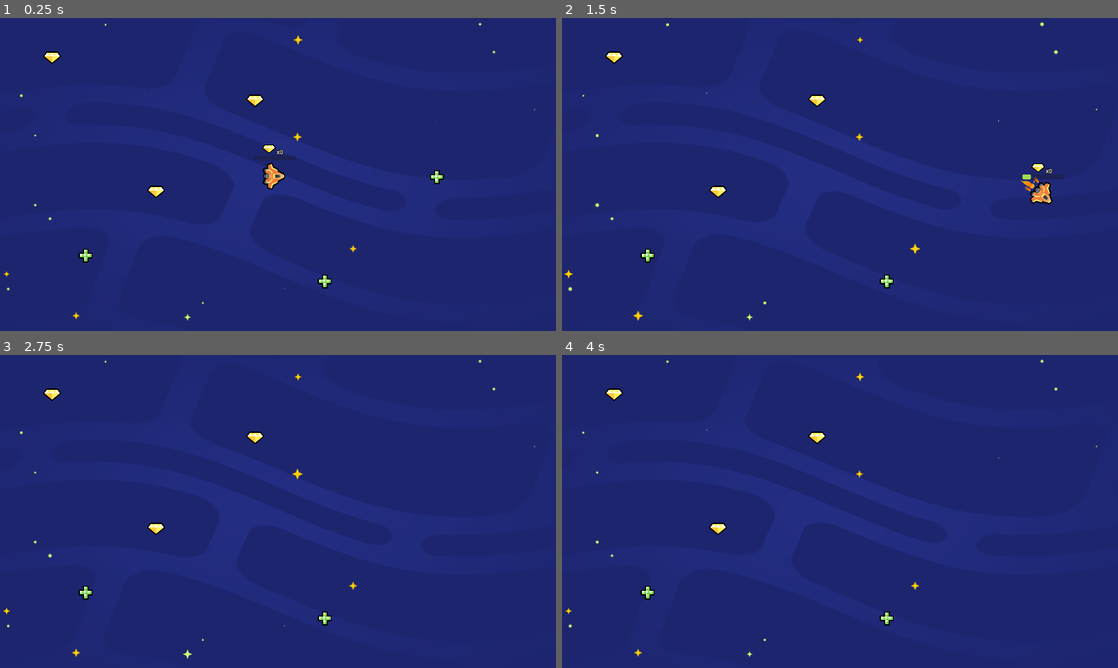
Above: before the commit, frames 1-4 (two rows, left to right).
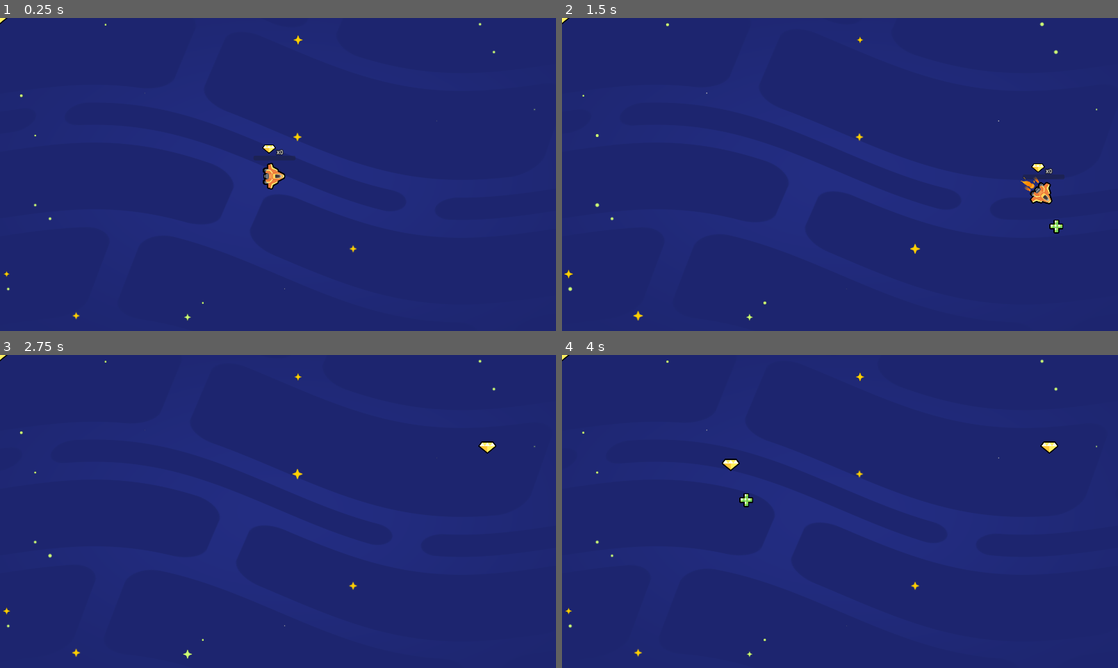
Above: after the commit, the same moments.

Repository: sarahtzhang12/2d-GameDev-Course
Game: Godot game, scene res://lessons/space_level.tscn
Two runs of this game, one before a commit and one after it. Both use one fixed random seed, a clock stepped at 60 frames per second and the inputs below.
Inputs:
- Up to frame 1 (0.25 s): no input
- Up to frame 2 (1.5 s): hold D (move_right) 0.53-1.28 s; hold S (move_down) from 1.28 s (still down)
- Up to frame 3 (2.75 s): release S (move_down) at 2.03 s; hold D (move_right) from 2.03 s (still down)
- Up to frame 4 (4 s): release D (move_right) at 2.78 s; hold W (move_up) 2.78-3.53 s; tap Enter at 3.5 s; hold A (move_left) from 3.53 s (still down)

The runs differ from the first frame. In frame 1, 0.5% of the frame differs, in the area x 0-80%, y 0-87%; in frame 2, 0.5%; in frame 3, 0.5%; in frame 4, 0.7%, in the area x 0-90%, y 0-87%.

Commit message:
L7 & L7.P1

Diff:
--- /dev/null
+++ b/05.loot_it_all_workbook/lessons/random_item_placer.gd
@@ -0,0 +1,23 @@
+extends Node2D
+
+var item_scenes := [
+	preload("gem.tscn"),
+	preload("health_pack.tscn")
+]
+
+func _ready() -> void:
+	var gem_scene := preload("gem.tscn")
+	var gem_instance := gem_scene.instantiate()
+	add_child(gem_instance)
+	get_node("Timer").timeout.connect(_on_timer_timeout)
+
+func _on_timer_timeout() -> void:
+	var random_item_scene: PackedScene = item_scenes.pick_random()
+	var item_instance := random_item_scene.instantiate()
+	add_child(item_instance)
+
+	var viewport_size := get_viewport_rect().size
+	var random_position := Vector2(0, 0)
+	random_position.x = randf_range(0, viewport_size.x)
+	random_position.y = randf_range(0, viewport_size.y)
+	item_instance.position = random_position
--- /dev/null
+++ b/05.loot_it_all_workbook/lessons/random_item_placer.tscn
@@ -0,0 +1,9 @@
+[gd_scene load_steps=2 format=3 uid="uid://kvkujeqngdkc"]
+
+[ext_resource type="Script" path="res://lessons/random_item_placer.gd" id="1_pb06a"]
+
+[node name="RandomItemPlacer" type="Node2D"]
+script = ExtResource("1_pb06a")
+
+[node name="Timer" type="Timer" parent="."]
+autostart = true
--- a/05.loot_it_all_workbook/lessons/ship.gd
+++ b/05.loot_it_all_workbook/lessons/ship.gd
@@ -38,4 +38,5 @@
 		set_health(health + 10)
 
 func set_gem_count(new_gem_count: int) -> void:
+	gem_count = new_gem_count
 	get_node("UI/GemCount").text = "x" + str(gem_count)
--- a/05.loot_it_all_workbook/lessons/space_level.tscn
+++ b/05.loot_it_all_workbook/lessons/space_level.tscn
@@ -1,9 +1,8 @@
-[gd_scene load_steps=5 format=3 uid="uid://btkjymc78ap8d"]
+[gd_scene load_steps=4 format=3 uid="uid://btkjymc78ap8d"]
 
 [ext_resource type="PackedScene" uid="uid://dmv50krf4bo5r" path="res://lessons/ship.tscn" id="2_2j1u5"]
 [ext_resource type="PackedScene" uid="uid://bxfevggvxo634" path="res://assets/background/space_background.tscn" id="3_e6xy1"]
-[ext_resource type="PackedScene" uid="uid://bsl7stpa86ji8" path="res://health_pack.tscn" id="3_gktni"]
-[ext_resource type="PackedScene" uid="uid://cyyr0eiesk15f" path="res://gem.tscn" id="4_ww1rr"]
+[ext_resource type="PackedScene" uid="uid://kvkujeqngdkc" path="res://lessons/random_item_placer.tscn" id="5_ff43i"]
 
 [node name="Level" type="Node2D"]
 
@@ -12,20 +11,4 @@
 
 [node name="SpaceBackground" parent="." instance=ExtResource("3_e6xy1")]
 
-[node name="HealthPack" parent="." instance=ExtResource("3_gktni")]
-position = Vector2(1122, 909)
-
-[node name="HealthPack2" parent="." instance=ExtResource("3_gktni")]
-position = Vector2(1509, 549)
-
-[node name="HealthPack3" parent="." instance=ExtResource("3_gktni")]
-position = Vector2(296, 820)
-
-[node name="Gem" parent="." instance=ExtResource("4_ww1rr")]
-position = Vector2(539, 600)
-
-[node name="Gem2" parent="." instance=ExtResource("4_ww1rr")]
-position = Vector2(881, 286)
-
-[node name="Gem3" parent="." instance=ExtResource("4_ww1rr")]
-position = Vector2(180, 137)
+[node name="RandomItemPlacer" parent="." instance=ExtResource("5_ff43i")]
--- a/05.loot_it_all_workbook/practices/L7.P1.spawn_random_items/random_collectible_placer.gd
+++ b/05.loot_it_all_workbook/practices/L7.P1.spawn_random_items/random_collectible_placer.gd
@@ -1,6 +1,8 @@
 extends Node2D
 
 var collectible_scenes := [
+	preload("res://practices/L7.P1.spawn_random_items/coin.tscn"),
+	preload("energy_pack.tscn")
 ]
 
 
@@ -9,4 +11,6 @@
 
 
 func _on_timer_timeout() -> void:
-	pass
+	var random_collectible_scene: PackedScene = collectible_scenes.pick_random()
+	var collectible_instance := random_collectible_scene.instantiate()
+	add_child(collectible_instance)
--- a/05.loot_it_all_workbook/practices/L7.P1.spawn_random_items/random_collectible_placer.tscn
+++ b/05.loot_it_all_workbook/practices/L7.P1.spawn_random_items/random_collectible_placer.tscn
@@ -1,4 +1,4 @@
-[gd_scene load_steps=2 format=3]
+[gd_scene load_steps=2 format=3 uid="uid://c7o1lrcefoin2"]
 
 [ext_resource type="Script" path="res://practices/L7.P1.spawn_random_items/random_collectible_placer.gd" id="1_8cyt6"]
 
--- a/05.loot_it_all_workbook/practices/L7.P1.spawn_random_items/spawn_random_items.tscn
+++ b/05.loot_it_all_workbook/practices/L7.P1.spawn_random_items/spawn_random_items.tscn
@@ -1,13 +1,11 @@
-[gd_scene load_steps=3 format=3]
+[gd_scene load_steps=2 format=3 uid="uid://b064bnp5m5yh2"]
 
-[ext_resource type="PackedScene" path="res://practices/L7.P1.spawn_random_items/random_collectible_placer.tscn" id="1_xxubk"]
-[ext_resource type="Script" path="res://practices/L7.P1.spawn_random_items/random_collectible_placer.gd" id="2_fmxc1"]
+[ext_resource type="PackedScene" uid="uid://c7o1lrcefoin2" path="res://practices/L7.P1.spawn_random_items/random_collectible_placer.tscn" id="1_xxubk"]
 
 [node name="SpawnRandomItems" type="Node2D"]
 
-[node name="RandomCollectiblePlacer" type="Node2D" parent="." instance=ExtResource("1_xxubk")]
+[node name="RandomCollectiblePlacer" parent="." instance=ExtResource("1_xxubk")]
 position = Vector2(960, 540)
-script = ExtResource("2_fmxc1")
 
 [node name="ExtraVisuals" type="Node" parent="."]
 
Renamed: 05.loot_it_all_workbook/gem.tscn -> 05.loot_it_all_workbook/lessons/gem.tscn
Not shown: 1 places in 05.loot_it_all_workbook/lessons/health_pack.tscn that only renumber resources
